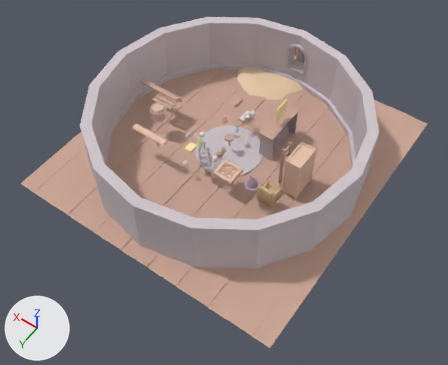
What one commit did to the Blender file Assets/Models/Korigame/Props.blend.
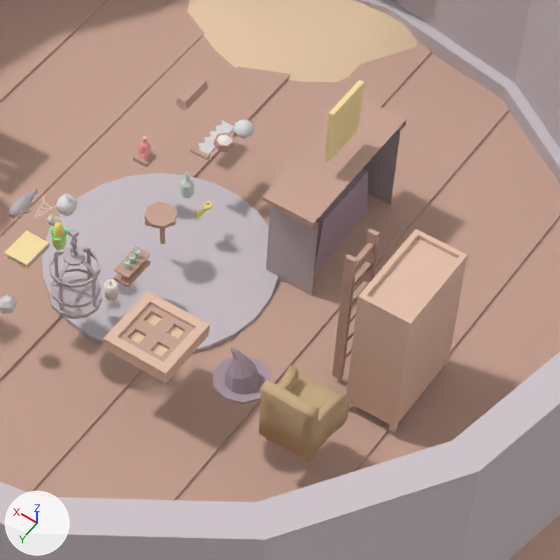
Each version is shown whole from a 50 mm camera at (-11.37, 16.34, 22.01) aimed at (-0.84, 1.61, -1.15), then close up on the part from 41% to 77% of the width and 21% to 65% of the height. Arrows for +X, +Y and +Z are at lower left; the lights stay in place.

Names of what the first close-up shows: 'Bookcase', 'Cage', 'Chair', 'Fireplace', 'Floor', 'Hat', 'Ladder', 'Painting', 'Platform', 'Sand', 'Walls', 'Window Frame'.
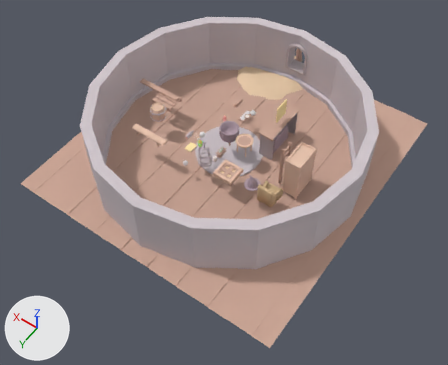
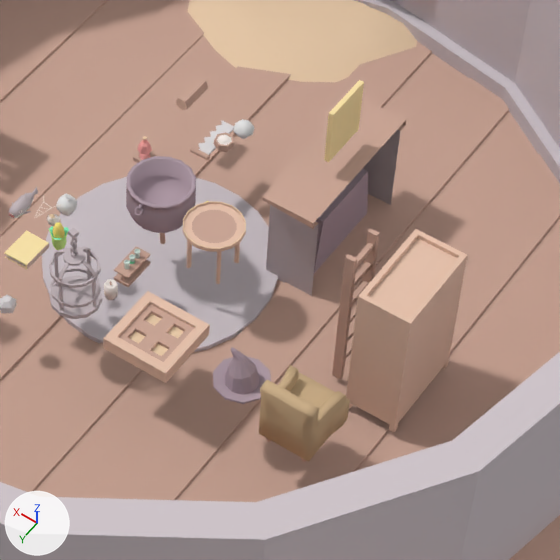
Boxes (x1, y1, x2, y2) around the edits, measured in the close-ups (560 x 560 px):
'Cauldron', shown: after (126, 156, 196, 233)
'Table', added (beige): after (183, 201, 246, 284)
    faces in mat_brown_medium (beige #e8c4af): (183, 202, 246, 284)
    faces in mat_brown_dark (beige #cda998): (192, 210, 237, 243)
    faces in mat_brown_light (beige #efd1b0): (183, 201, 246, 249)

The change, as a list of edits to the scene's bpy script:
```text
Add me_cylinder_025:
    me_cylinder_025.from_pydata(...)  # 152 vertices, 114 faces; spans x -0.423..0.423, y -0.423..0.423, z -0.69..0.106
    # faces by material slot: [97, 1, 16]
    me_cylinder_025.materials.append(mat_brown_medium)  # beige #e8c4af
    me_cylinder_025.materials.append(mat_brown_dark)  # beige #cda998
    me_cylinder_025.materials.append(mat_brown_light)  # beige #efd1b0
Change ob_cauldron:
    remove ob_cauldron.hide_viewport = True
Add ob_table:
    ob_table = bpy.data.objects.new('Table', me_cylinder_025)
    ob_table.location = (-0.96, 0.14, 0.47)
```
